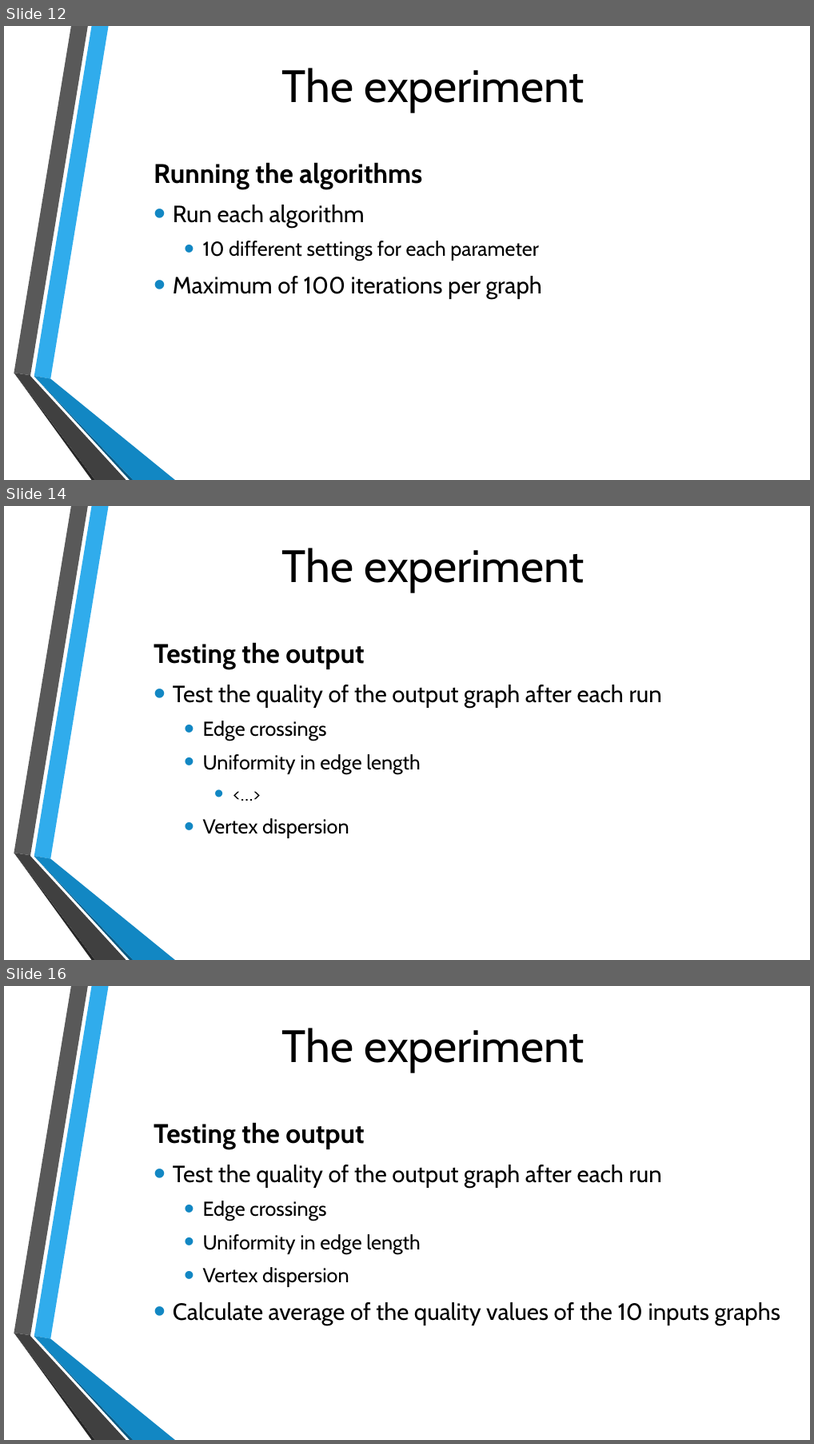
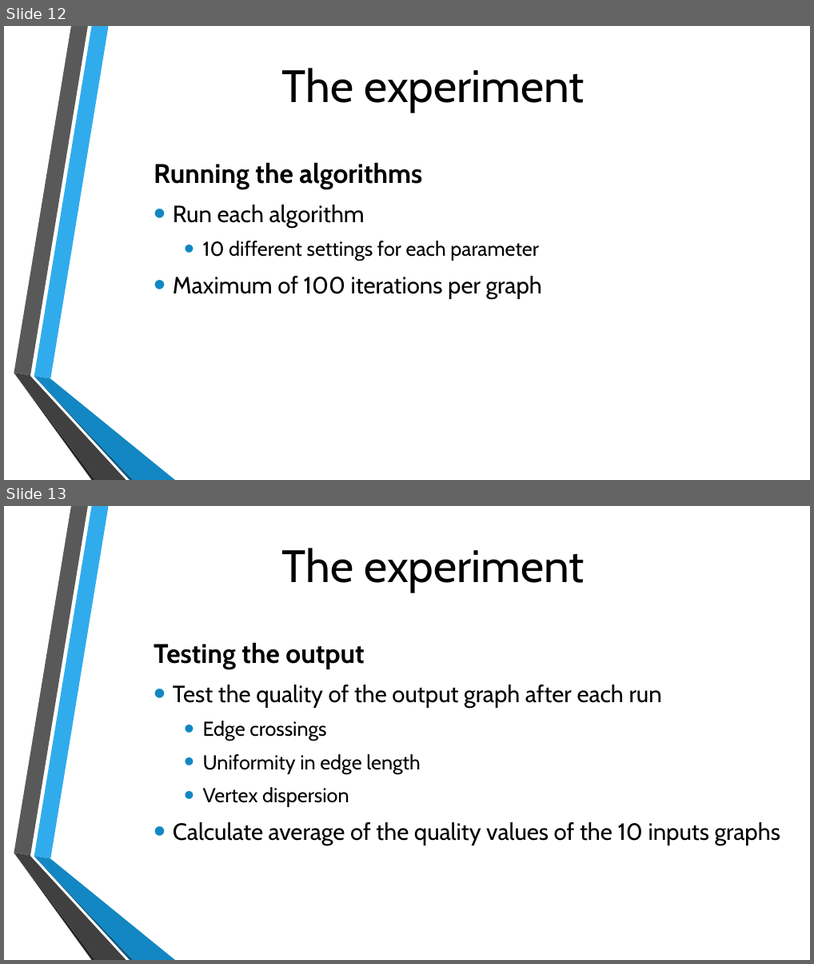
Before and after one commit to michielvh1995/OMI, a slide deck: Presentatie/Onderzoek eindpresentatie.pptx. Shown one above the other, each under a label of ours: slides 12, 14 and 16 before the commit, slides 12 and 13 after it; the slides between them are not shown. The pictures are 814x1444 and 814x964 pixels, drawn with LibreOffice and Linux fonts; fonts in the diff are those of the drawing; background and template pictures are left out. Boxes give left, top, right and bottom in pixels: in the first picture for what was removed or moved away, otherwise in the second. Text is boxed around its words. In the diff, an @@ line names an element or a change of style, - is before the commit and + after.

Commit message:
PPT
Small changes in the Experiment part

```diff
--- a/Presentatie/Onderzoek eindpresentatie.pptx
+++ b/Presentatie/Onderzoek eindpresentatie.pptx
@@ slide 14 removed at <box>4,506,810,960</box>, background picture (left out); not listed: 6 template elements that a slide beside it also shows @@
@@ title removed at <box>282,548,585,592</box> @@
-The experiment
@@ text removed at <box>154,642,662,838</box> @@
-Testing the output
-• Test the quality of the output graph after each run
-  • Edge crossings
-  • Uniformity in edge length
-    • <…>
-  • Vertex dispersion
@@ what was slide 16 is now slide 13 @@
```
Also in this commit, not shown: 4 slides changed, 2 other slides removed.
